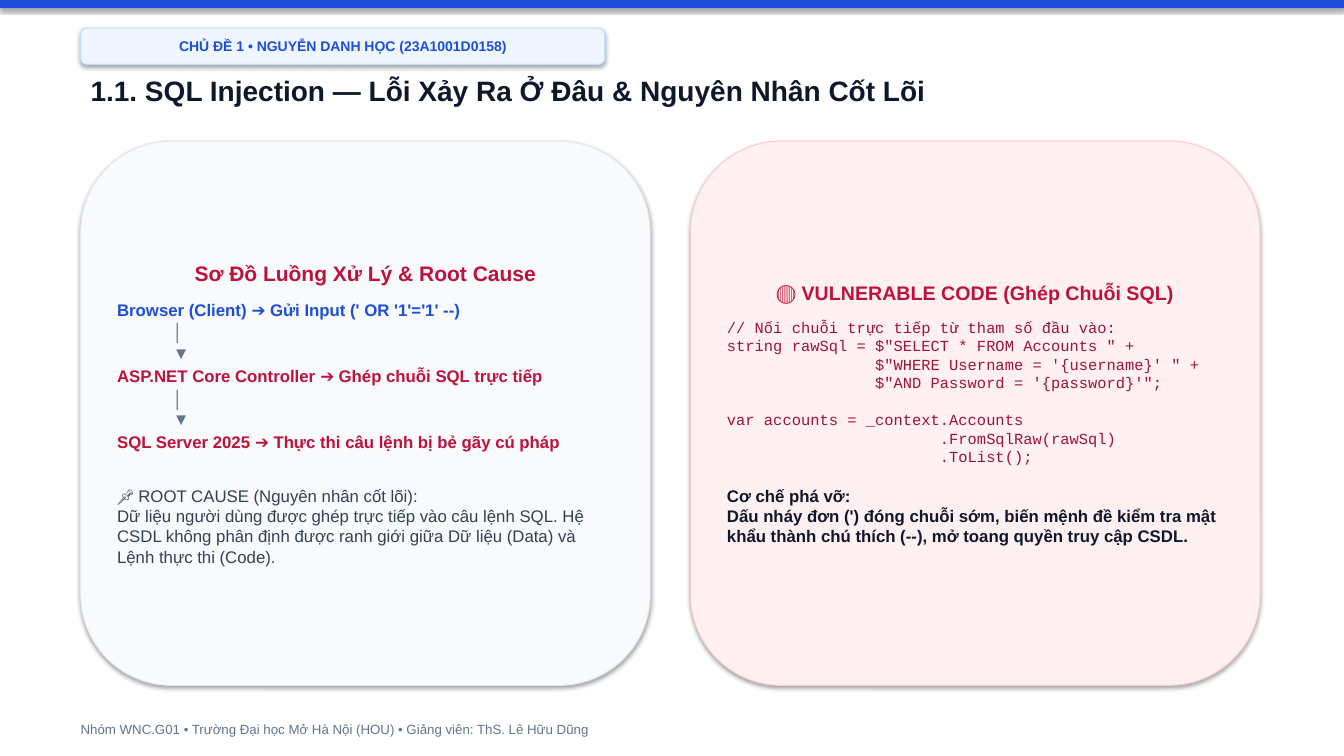
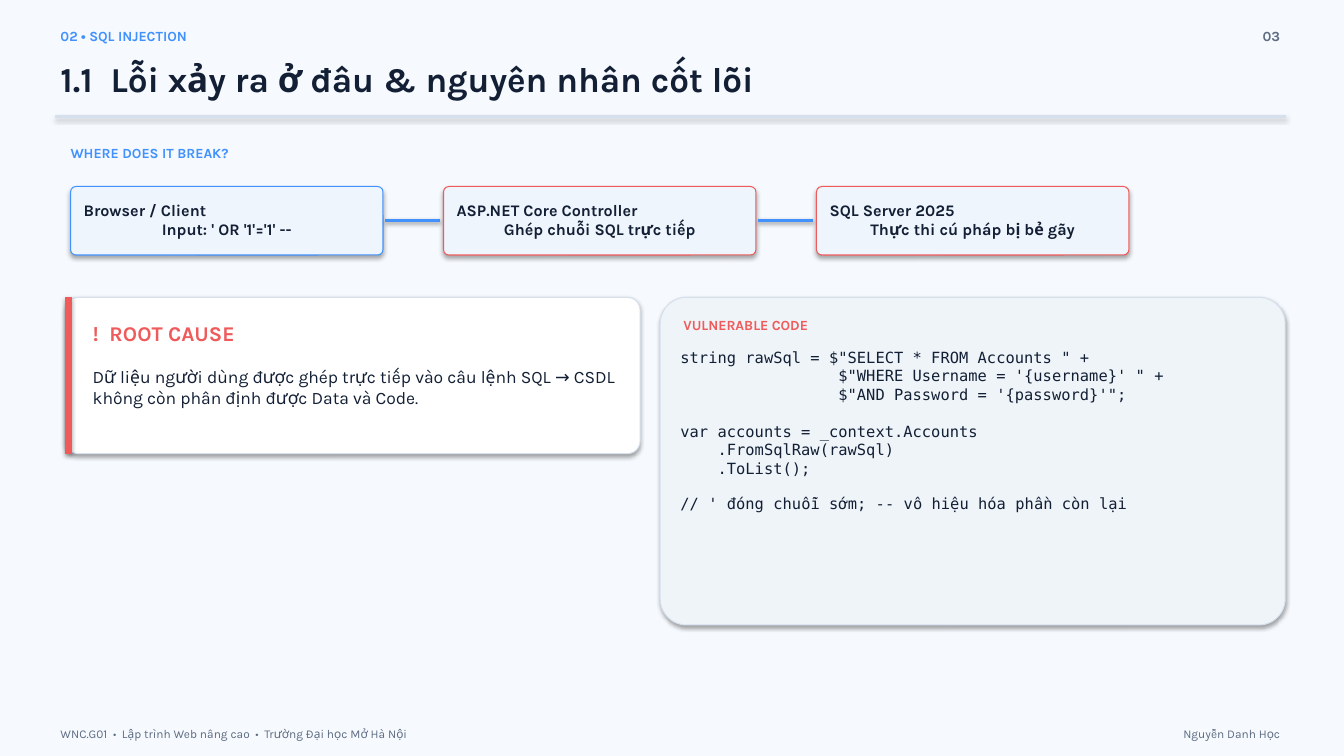
Before and after one commit to hocjsoo/OWASP_Demo, a slide deck: slide 3 of Slide_OWASP_Top3_Nhom_WNC_G01.pptx. Drawn at 1344x756 pixels with LibreOffice and Linux fonts; fonts in the diff are those of the drawing. Boxes give left, top, right and bottom in pixels: in the first picture for what was removed or moved away, otherwise in the second. Text is boxed around its words. In the diff, an @@ line names an element or a change of style, - is before the commit and + after.

Commit message:
fix: adjust bounding boxes and offsets to eliminate text and badge overlaps

```diff
--- a/Slide_OWASP_Top3_Nhom_WNC_G01.pptx
+++ b/Slide_OWASP_Top3_Nhom_WNC_G01.pptx
@@ background #FFFFFF to #F6F9FD @@
@@ rectangle removed at (0, 0, 1344, 8) @@
@@ rounded rectangle removed at (81, 28, 605, 65) @@
-CHỦ ĐỀ 1 • NGUYỄN DANH HỌC (23A1001D0158)
@@ text added at (60, 31, 187, 44), 10 pt, text #4191FF, bold @@
+02 • SQL INJECTION
@@ text added at (1263, 32, 1281, 41), 10 pt, text #5D6C82, bold @@
+03
@@ text at (60, 63, 754, 101): text changed; size 20 to 25 pt; font Arial to Karla; text colour #0F172A to #121F34 @@
-1.1. SQL Injection — Lỗi Xảy Ra Ở Đâu & Nguyên Nhân Cốt Lõi
+1.1 Lỗi xảy ra ở đâu & nguyên nhân cốt lõi
@@ rectangle added at (55, 116, 1286, 117), fill #D6E0ED, outline #D6E0ED 0.75 pt @@
@@ text added at (71, 149, 228, 158), 10 pt, text #4191FF, bold @@
+WHERE DOES IT BREAK?
@@ rounded rectangle removed at (81, 141, 650, 686) @@
-Sơ Đồ Luồng Xử Lý & Root Cause
-Browser (Client) ➔ Gửi Input (' OR '1'='1' --)
-│
-▼
-ASP.NET Core Controller ➔ Ghép chuỗi SQL trực tiếp
-│
-▼
-SQL Server 2025 ➔ Thực thi câu lệnh bị bẻ gãy cú pháp
-📌 ROOT CAUSE (Nguyên nhân cốt lõi):
-Dữ liệu người dùng được ghép trực tiếp vào câu lệnh SQL. Hệ CSDL không phân định được ranh giới giữa Dữ liệu (Data) và Lệnh thực thi (Code).
@@ rounded rectangle removed at (691, 141, 1260, 686) @@
-🔴 VULNERABLE CODE (Ghép Chuỗi SQL)
-// Nối chuỗi trực tiếp từ tham số đầu vào:
-string rawSql = $"SELECT * FROM Accounts " +
-$"WHERE Username = '{username}' " +
-$"AND Password = '{password}'";
-var accounts = _context.Accounts
-.FromSqlRaw(rawSql)
-.ToList();
-Cơ chế phá vỡ:
-Dấu nháy đơn (') đóng chuỗi sớm, biến mệnh đề kiểm tra mật khẩu thành chú thích (--), mở toang quyền truy cập CSDL.
@@ rounded rectangle added at (71, 187, 383, 255), fill #EFF5FC, outline #4191FF 0.75 pt @@
@@ text added at (84, 204, 276, 239), 11.5 pt, text #121F34, bold @@
+Browser / Client
+Input: ' OR '1'='1' --
@@ rounded rectangle added at (444, 187, 756, 255), fill #EFF5FC, outline #EF5B5B 0.75 pt @@
@@ text added at (457, 205, 638, 239), 11.5 pt, text #121F34, bold @@
+ASP.NET Core Controller
+Ghép chuỗi SQL trực tiếp
@@ rounded rectangle added at (817, 187, 1129, 255), fill #EFF5FC, outline #EF5B5B 0.75 pt @@
@@ text added at (830, 205, 1075, 239), 11.5 pt, text #121F34, bold @@
+SQL Server 2025
+Thực thi cú pháp bị bẻ gãy
@@ line added from (385, 221) to (441, 221), #4191FF 2.2 pt @@
@@ line added from (758, 221) to (814, 221), #4191FF 2.2 pt @@
@@ rounded rectangle added at (66, 297, 640, 454), fill #FFFFFF, outline #D6E0ED 0.75 pt @@
@@ rectangle added at (66, 297, 72, 454), fill #EF5B5B, outline #EF5B5B 0.75 pt @@
@@ rounded rectangle added at (660, 297, 1286, 625), fill #EFF4F9, outline #D6E0ED 0.75 pt @@
@@ text added at (109, 327, 235, 342), 15 pt, text #EF5B5B, bold @@
+! ROOT CAUSE
@@ text added at (683, 321, 808, 330), 10 pt, text #EF5B5B, bold @@
+VULNERABLE CODE
@@ text added at (680, 351, 1127, 513), 11 pt, text #121F34 @@
+string rawSql = $"SELECT * FROM Accounts " +
+$"WHERE Username = '{username}' " +
+$"AND Password = '{password}'";
+var accounts = _context.Accounts
+.FromSqlRaw(rawSql)
+.ToList();
+// ' đóng chuỗi sớm; -- vô hiệu hóa phần còn lại
@@ text added at (93, 369, 615, 409), 12.5 pt, text #121F34 @@
+Dữ liệu người dùng được ghép trực tiếp vào câu lệnh SQL → CSDL không còn phân định được Data và Code.
@@ text at (60, 729, 386, 741): text changed; size 9.5 to 8.5 pt; font Arial to Karla; text colour #64748B to #5D6C82 @@
-Nhóm WNC.G01 • Trường Đại học Mở Hà Nội (HOU) • Giảng viên: ThS. Lê Hữu Dũng
+WNC.G01 • Lập trình Web nâng cao • Trường Đại học Mở Hà Nội
@@ text added at (1227, 730, 1256, 738), 8.5 pt, text #5D6C82 @@
+Nguyễn Danh Học
```
Also in this commit, not shown: 18 other slides changed.
